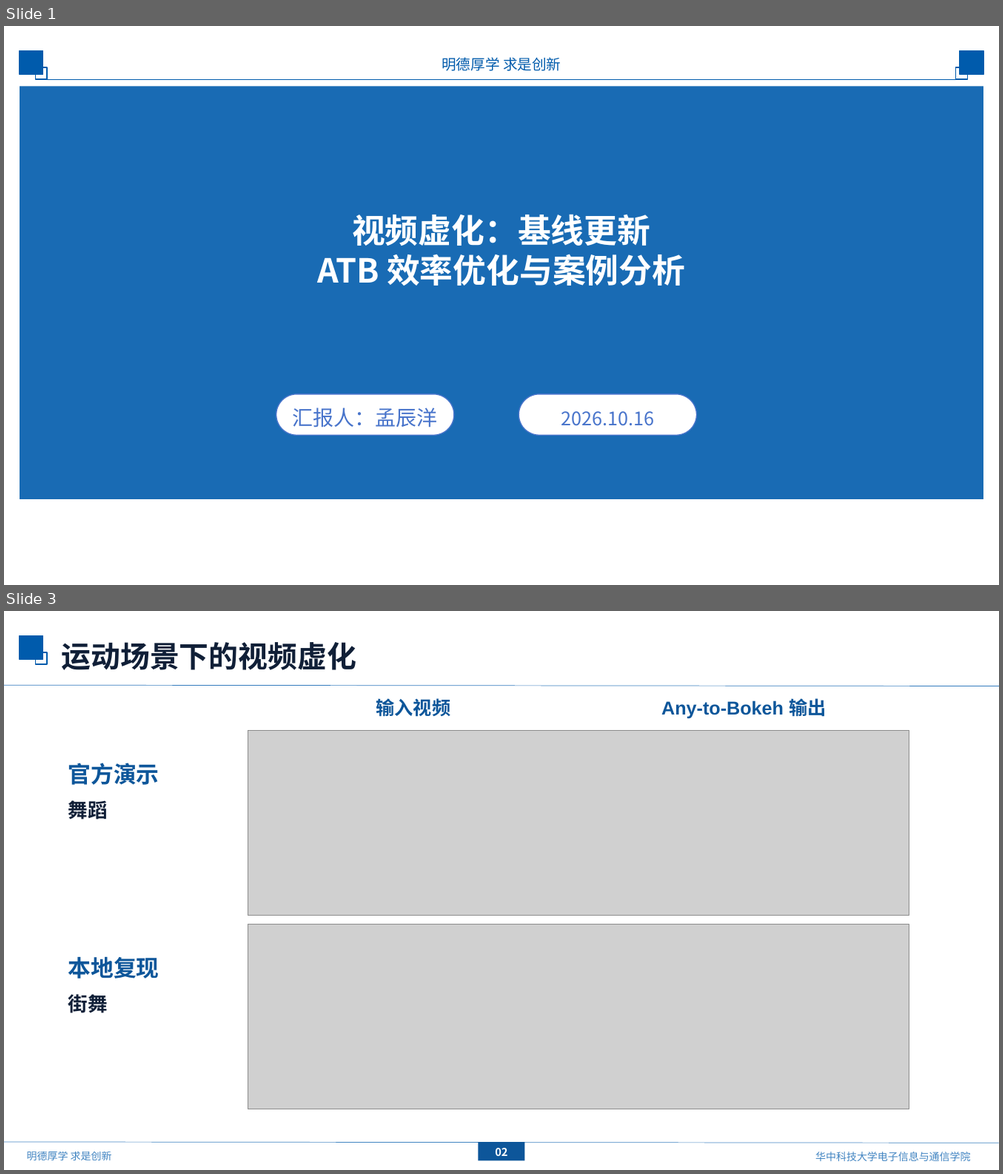
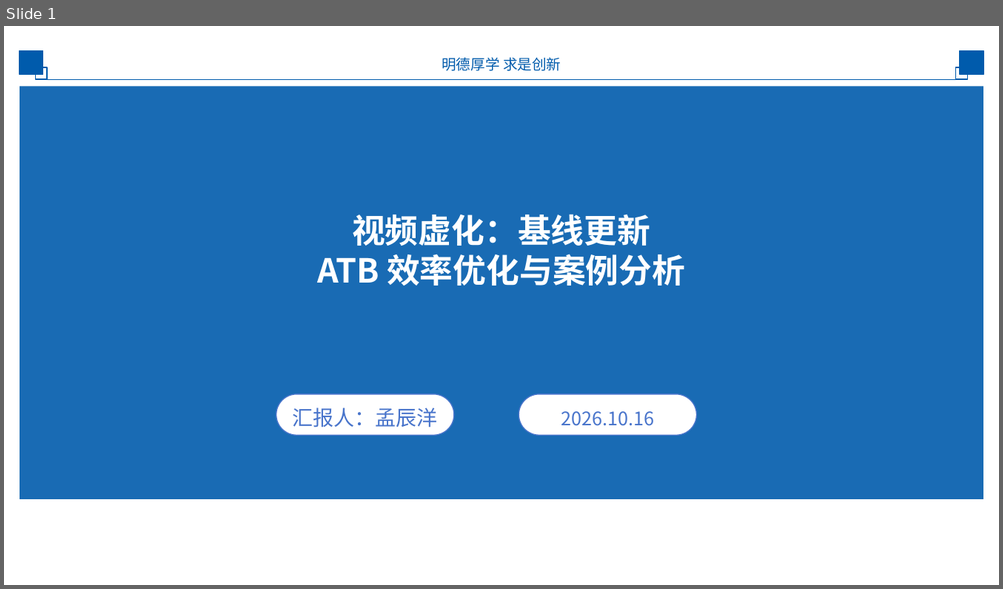
Before and after one commit to mengmcy1/OPPO-depth-guided-video-bokeh, a slide deck: 汇报/2026-10-16_基线更新与ATB分析/基线更新与ATB分析_1016.pptx. Shown one above the other, each under a label of ours: slides 1 and 3 before the commit, slide 1 after it; the slides between them are not shown. The pictures are 1003x1174 and 1003x589 pixels, drawn with LibreOffice and Linux fonts; fonts in the diff are those of the drawing; grey boxes stand for pictures; background and template pictures are left out. Boxes give left, top, right and bottom in pixels: in the first picture for what was removed or moved away, otherwise in the second. Text is boxed around its words. In the diff, an @@ line names an element or a change of style, - is before the commit and + after.

Commit message:
report: fill ATB case figures and remove opening demo slides

```diff
--- a/汇报/2026-10-16_基线更新与ATB分析/基线更新与ATB分析_1016.pptx
+++ b/汇报/2026-10-16_基线更新与ATB分析/基线更新与ATB分析_1016.pptx
@@ slide 3 removed at (4, 611, 999, 1170), background #FFFFFF; not listed: 2 template elements that a slide beside it also shows @@
@@ text removed at (62, 642, 356, 670) @@
-运动场景下的视频虚化
@@ line removed from (4, 685) to (999, 686) @@
@@ text removed at (375, 698, 450, 717) @@
-输入视频
@@ text removed at (661, 698, 825, 718) @@
-Any-to-Bokeh 输出
@@ picture removed at (248, 730, 909, 915) @@
@@ text removed at (68, 763, 159, 785) @@
-官方演示
@@ text removed at (68, 800, 108, 820) @@
-舞蹈
@@ picture removed at (248, 924, 909, 1110) @@
@@ text removed at (68, 957, 159, 979) @@
-本地复现
@@ text removed at (68, 994, 108, 1014) @@
-街舞
@@ line removed from (4, 1142) to (999, 1144) @@
@@ rectangle removed at (478, 1142, 524, 1161) @@
-02
@@ text removed at (27, 1152, 112, 1161) @@
-明德厚学 求是创新
@@ page number removed at (498, 1149, 504, 1162) @@
-3
@@ text removed at (815, 1152, 970, 1162) @@
-华中科技大学电子信息与通信学院
```
Also in this commit, not shown: 10 slides changed, 1 other slide removed, 1 other file.
